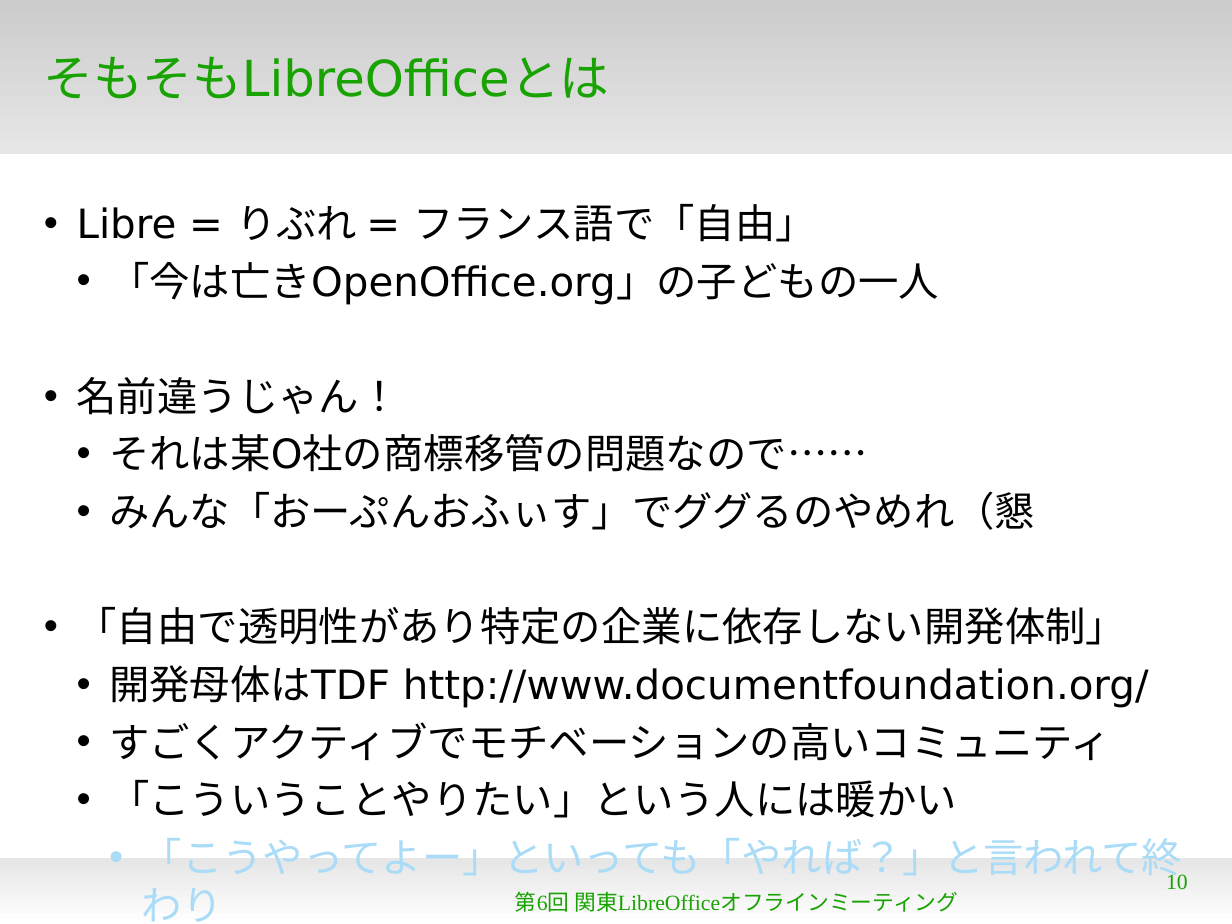
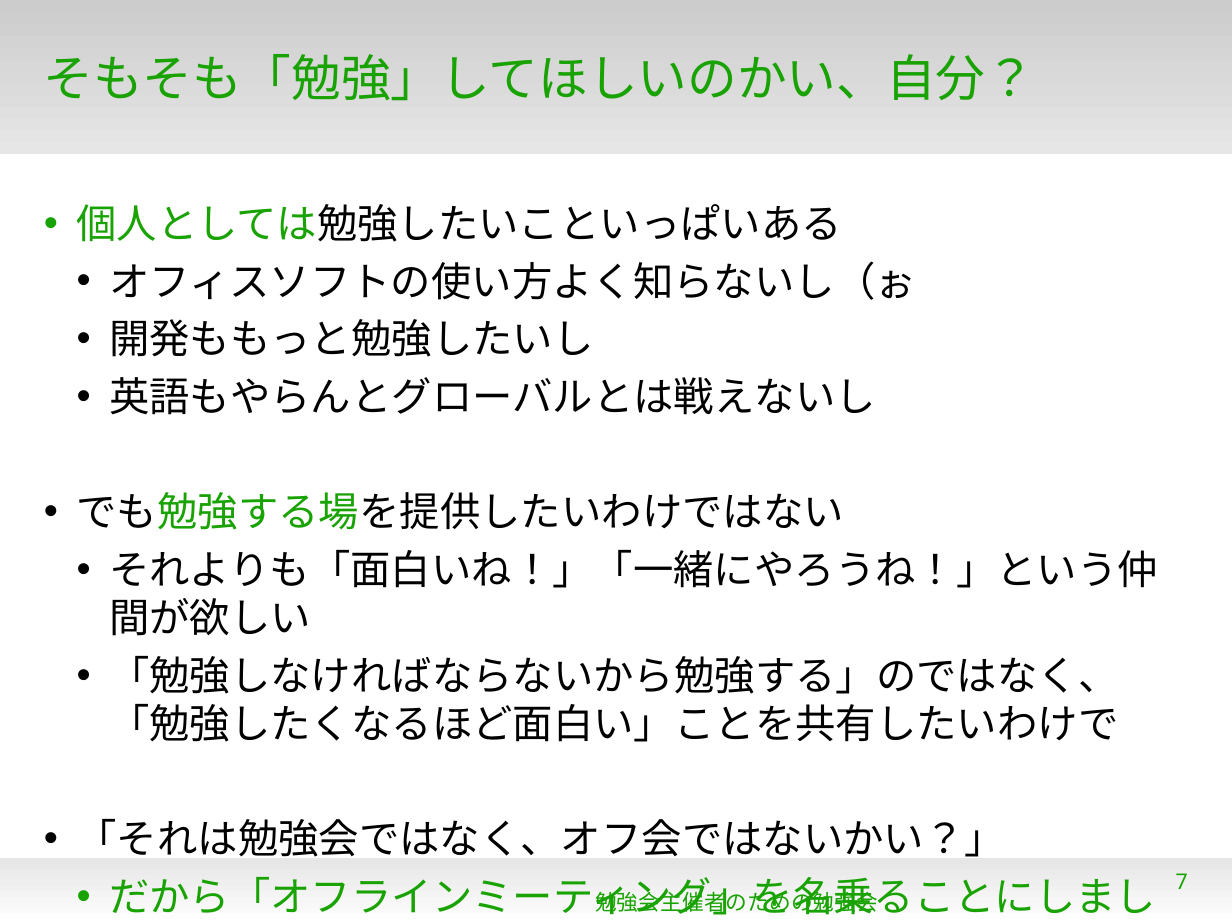
Before and after one commit to naruoga/KantoLibreOffice, a slide deck: slide 7 of others/StudyStudy20130812.odp (slide 10 before the commit). Drawn at 1232x924 pixels with LibreOffice and Linux fonts; fonts in the diff are those of the drawing; background and template pictures are left out. Boxes give left, top, right and bottom in pixels: in the first picture for what was removed or moved away, otherwise in the second. Text is boxed around its words. In the diff, an @@ line names an element or a change of style, - is before the commit and + after.

```diff
--- a/others/StudyStudy20130812.odp
+++ b/others/StudyStudy20130812.odp
@@ title at bbox=[44, 54, 1035, 101]: text changed; font DejaVu Sans to Roboto @@
-そもそもLibreOfficeとは
+そもそも「勉強」してほしいのかい、自分？
@@ text removed at bbox=[77, 204, 1183, 922] @@
-• Libre = りぶれ = フランス語で「自由」
-  • 「今は亡きOpenOffice.org」の子どもの一人
-• 名前違うじゃん！
-  • それは某O社の商標移管の問題なので……
-  • みんな「おーぷんおふぃす」でググるのやめれ（懇
-• 「自由で透明性があり特定の企業に依存しない開発体制」
-  • 開発母体はTDF http://www.documentfoundation.org/
-  • すごくアクティブでモチベーションの高いコミュニティ
-  • 「こういうことやりたい」という人には暖かい
-    • 「こうやってよー」といっても「やれば？」と言われて終わり
@@ text added at bbox=[77, 204, 1158, 915], 26 pt, text #000000 @@
+• 個人としては勉強したいこといっぱいある
+  • オフィスソフトの使い方よく知らないし（ぉ
+  • 開発ももっと勉強したいし
+  • 英語もやらんとグローバルとは戦えないし
+• でも勉強する場を提供したいわけではない
+  • それよりも「面白いね！」「一緒にやろうね！」という仲間が欲しい
+  • 「勉強しなければならないから勉強する」のではなく、
+    「勉強したくなるほど面白い」ことを共有したいわけで
+• 「それは勉強会ではなく、オフ会ではないかい？」
+  • だから「オフラインミーティング」を名乗ることにしました
@@ text at bbox=[595, 888, 878, 915]: text changed; font Times New Roman to Roboto @@
-第6回 関東LibreOfficeオフラインミーティング
+勉強会主催者のための勉強会
@@ page number at bbox=[1176, 873, 1188, 889]: text changed; font Times New Roman to Roboto @@
-10
+7
```
Also in this commit, not shown: 2 other slides changed, 6 slides added, 11 slides removed.
